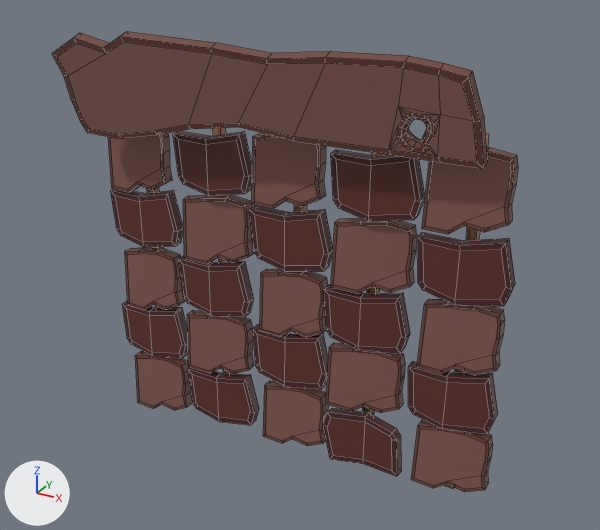
The FBX model Assets/Prefabs/FBX/Hero/recipeBoard1.fbx as it was, and as the next commit left it.
Both versions are drawn from a camera (50 mm lens) standing at (4.24, -5.98, 5.4) and looking at (0.94, 0.01, 2.41). The axes (+X, +Y, +Z) are drawn at lower left. The lights are the same throughout. Mesh edges are drawn as thin lines. Where no turn or scale is listed for an object, it has been applied to the vertices.

Names of what the first picture shows: 'recipeBoard', 'recipeSign'.
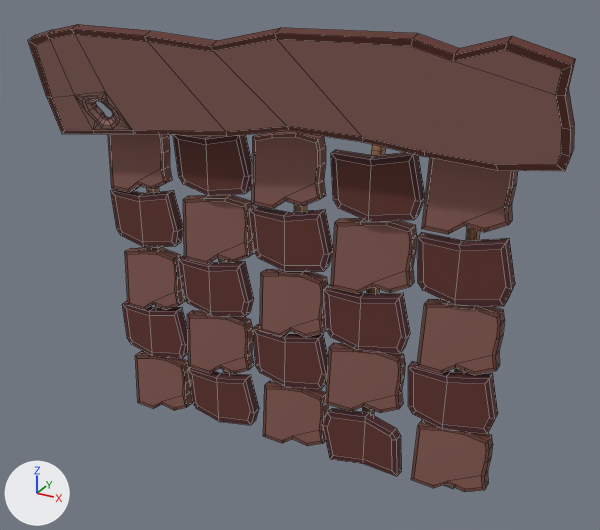
Where the change shows, as pixel boxes [x1, y1, x2, y2] in the pictures (600 x 530 px):
'recipeSign', reshaped, turned: before [52, 31, 487, 168]; after [28, 24, 576, 171]

What changed in the scene script:
```text
Change me_cube_225:
    used by ob_recipesign; location = (0.692, -0.289, 3.991); rotation_euler = (-0.00565, 1.895, -1.542), in degrees (-0.3, 109, -88)
    remove me_cube_225.from_pydata(...)  # 192 vertices, 197 faces; spans x -0.41..0.63, y -2.0..1.88, z -0.05..0.05
    add me_cube_225.from_pydata(...)  # 192 vertices, 197 faces; spans x -0.62..0.71, y -2.32..2.5, z -0.05..0.05
    me_cube_225 part 1: 192 of 192 vertices moved; they spanned x -0.41..0.63, y -2.0..1.88, z -0.05..0.05 and now span x -0.62..0.71, y -2.32..2.5, z -0.05..0.05; mean shift (0.07, -1.33, 0.0); largest move (-0.19, -2.0, 0.05) -> (-0.5, 2.47, -0.05)
Change ob_recipesign:
    ob_recipesign.rotation_euler: (-0.00565, 1.895, -1.542) -> (0.0163, 1.895, -1.542)  # degrees (-0.3, 109, -88) -> degrees (0.9, 109, -88)
```
